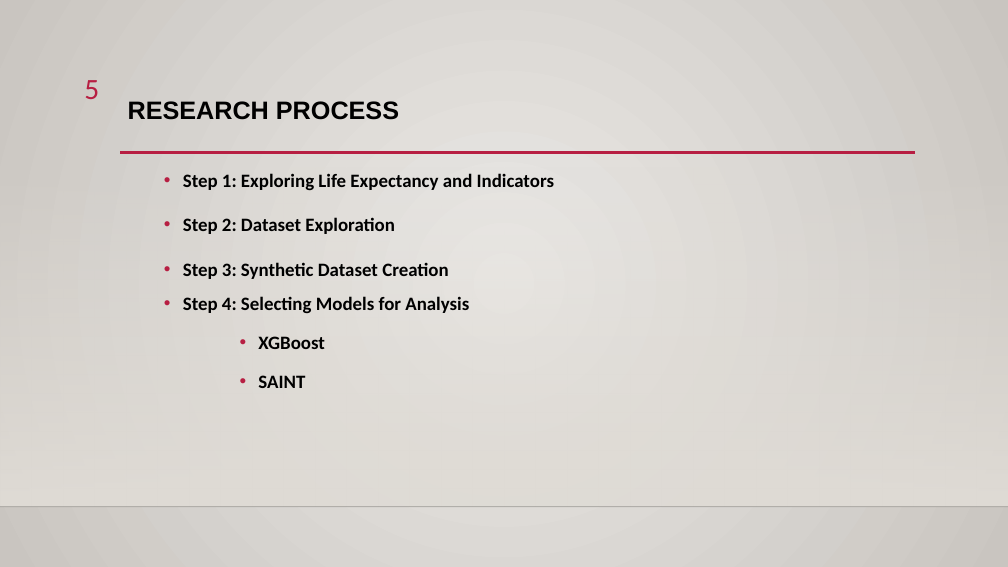
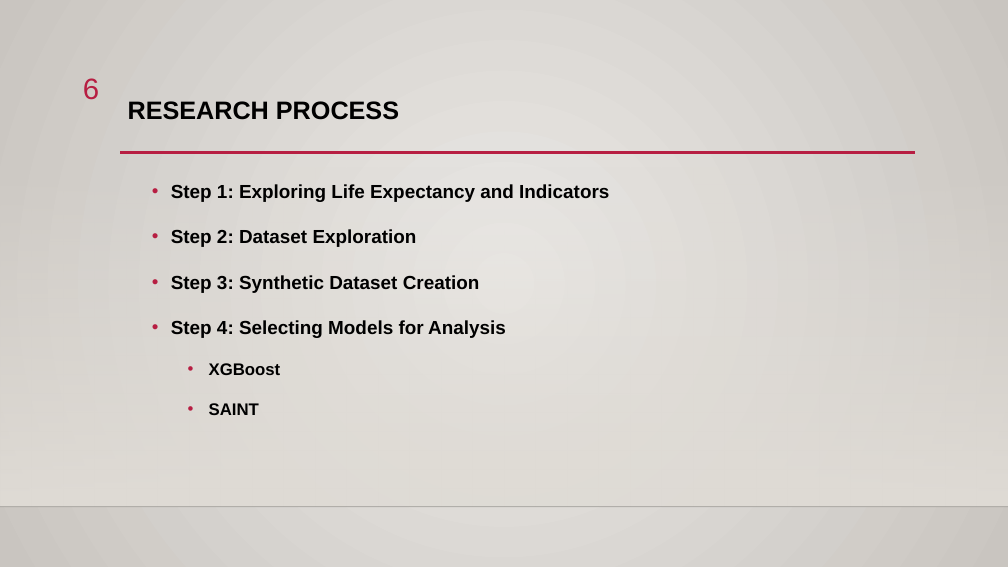
Before and after one commit to mahersalman/life-expectancy, a slide deck: slide 6 of Presentation.pptx (slide 5 before the commit). Drawn at 1008x567 pixels with LibreOffice and Linux fonts; fonts in the diff are those of the drawing; background and template pictures are left out. Boxes give left, top, right and bottom in pixels: in the first picture for what was removed or moved away, otherwise in the second. Text is boxed around its words. In the diff, an @@ line names an element or a change of style, - is before the commit and + after.

```diff
--- a/Presentation.pptx
+++ b/Presentation.pptx
@@ page number at (83, 78, 99, 100): text changed; font Calibri to Arial @@
-5
+6
@@ text "Step 1: Exploring Life Expectancy ...": place and size @@
-text "Step 1: Exploring Life Expectancy ..." at (183, 173, 554, 388)
+text "Step 1: Exploring Life Expectancy ..." at (171, 184, 609, 415)
@@ text "Step 1: Exploring Life Expectancy ..." at (171, 184, 609, 415): font Calibri to Arial; size 18 to 16 pt in "XGBoost", "SAINT"; line spacing 1.5 to 2; less space between paragraphs; indent changed; list level 3 to 2 in "XGBoost"; list level 3 to 2 in "SAINT" @@
```
Also in this commit, not shown: 12 other slides changed, 1 slide added, 1 slide removed, 2 other files.
